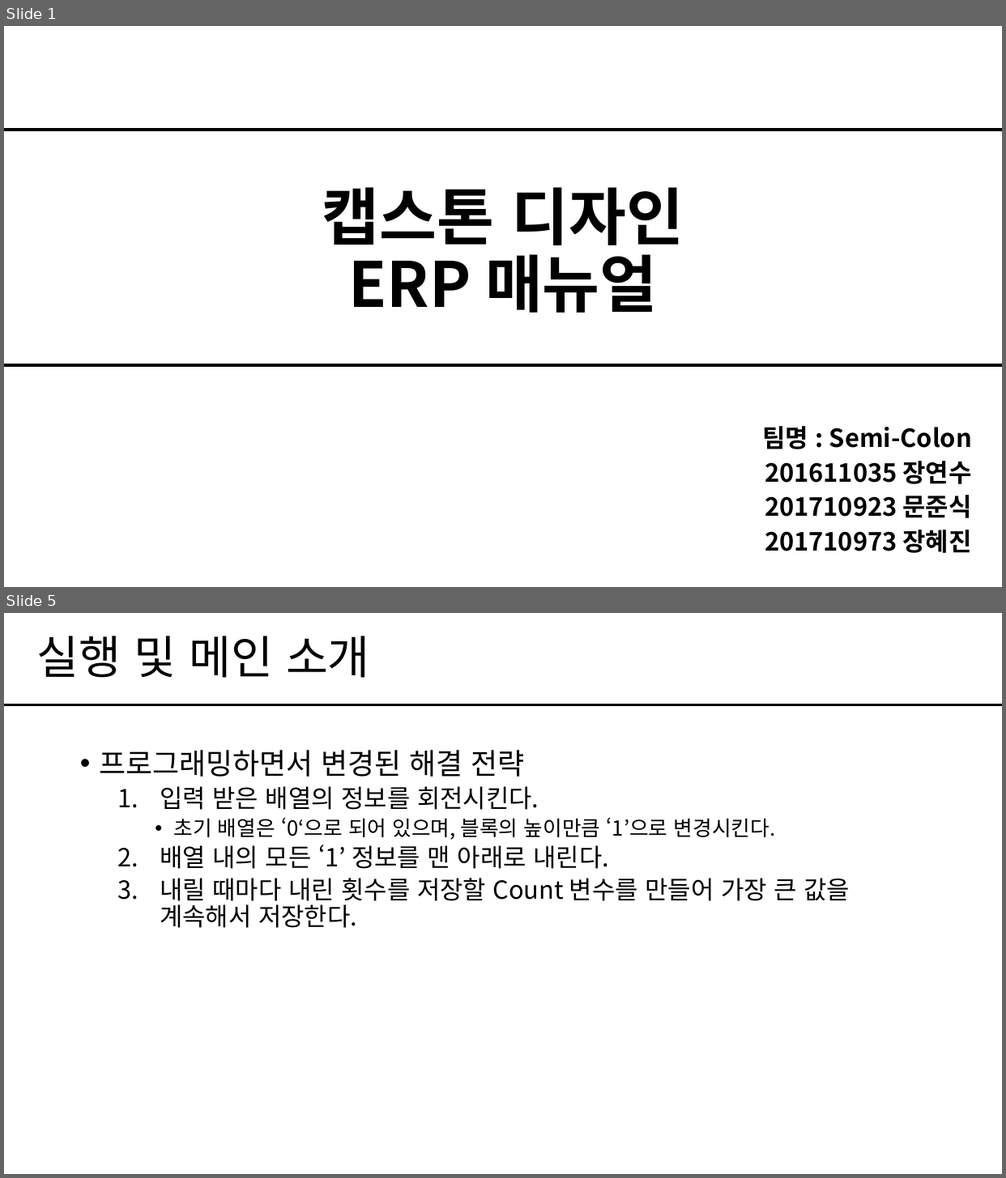
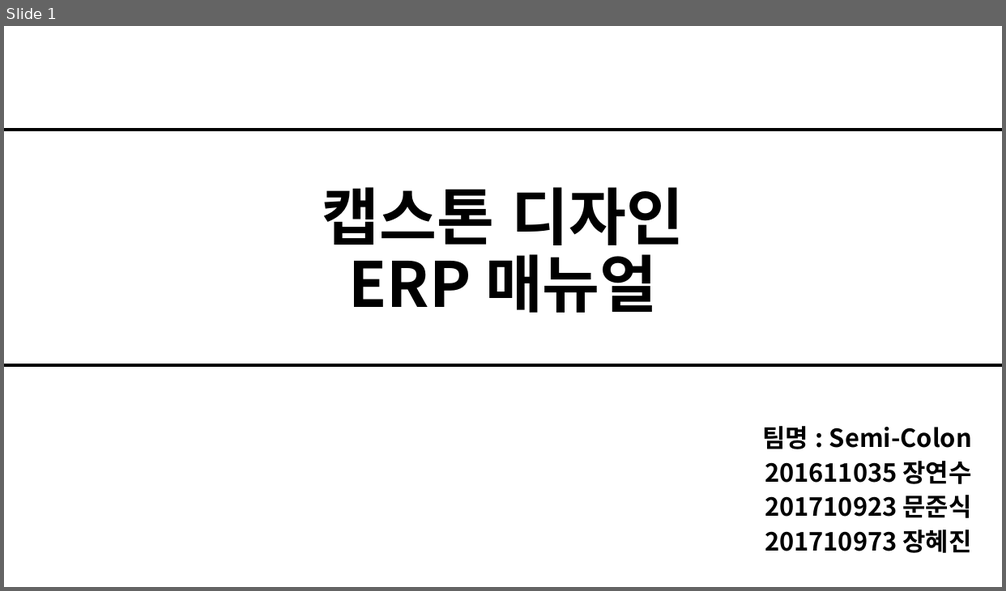
Before and after one commit to Semicolon-JangHyeJin/sc-grad-doc, a slide deck: Document/7. 매뉴얼/[ERP]매뉴얼_Ver1.0.0_Semi-Colon.pptx. Shown one above the other, each under a label of ours: slides 1 and 5 before the commit, slide 1 after it; the slides between them are not shown. The pictures are 1006x1178 and 1006x591 pixels, drawn with LibreOffice and Linux fonts; fonts in the diff are those of the drawing. Boxes give left, top, right and bottom in pixels: in the first picture for what was removed or moved away, otherwise in the second. Text is boxed around its words. In the diff, an @@ line names an element or a change of style, - is before the commit and + after.

```diff
--- a/Document/7. 매뉴얼/[ERP]매뉴얼_Ver1.0.0_Semi-Colon.pptx
+++ b/Document/7. 매뉴얼/[ERP]매뉴얼_Ver1.0.0_Semi-Colon.pptx
@@ slide 5 removed at <box>4,613,1002,1174</box>, background #FFFFFF @@
@@ title removed at <box>37,636,370,678</box> @@
-실행 및 메인 소개
@@ line removed from (4, 705) to (1002, 705) @@
@@ text removed at <box>99,750,850,928</box> @@
-• 프로그래밍하면서 변경된 해결 전략
-  1. 입력 받은 배열의 정보를 회전시킨다.
-    • 초기 배열은 ‘0‘으로 되어 있으며, 블록의 높이만큼 ‘1’으로 변경시킨다.
-  2. 배열 내의 모든 ‘1’ 정보를 맨 아래로 내린다.
-  3. 내릴 때마다 내린 횟수를 저장할 Count 변수를 만들어 가장 큰 값을 계속해서 저장한다.
```
Also in this commit, not shown: 2 slides changed, 8 slides added, 2 other slides removed, 3 other files.
